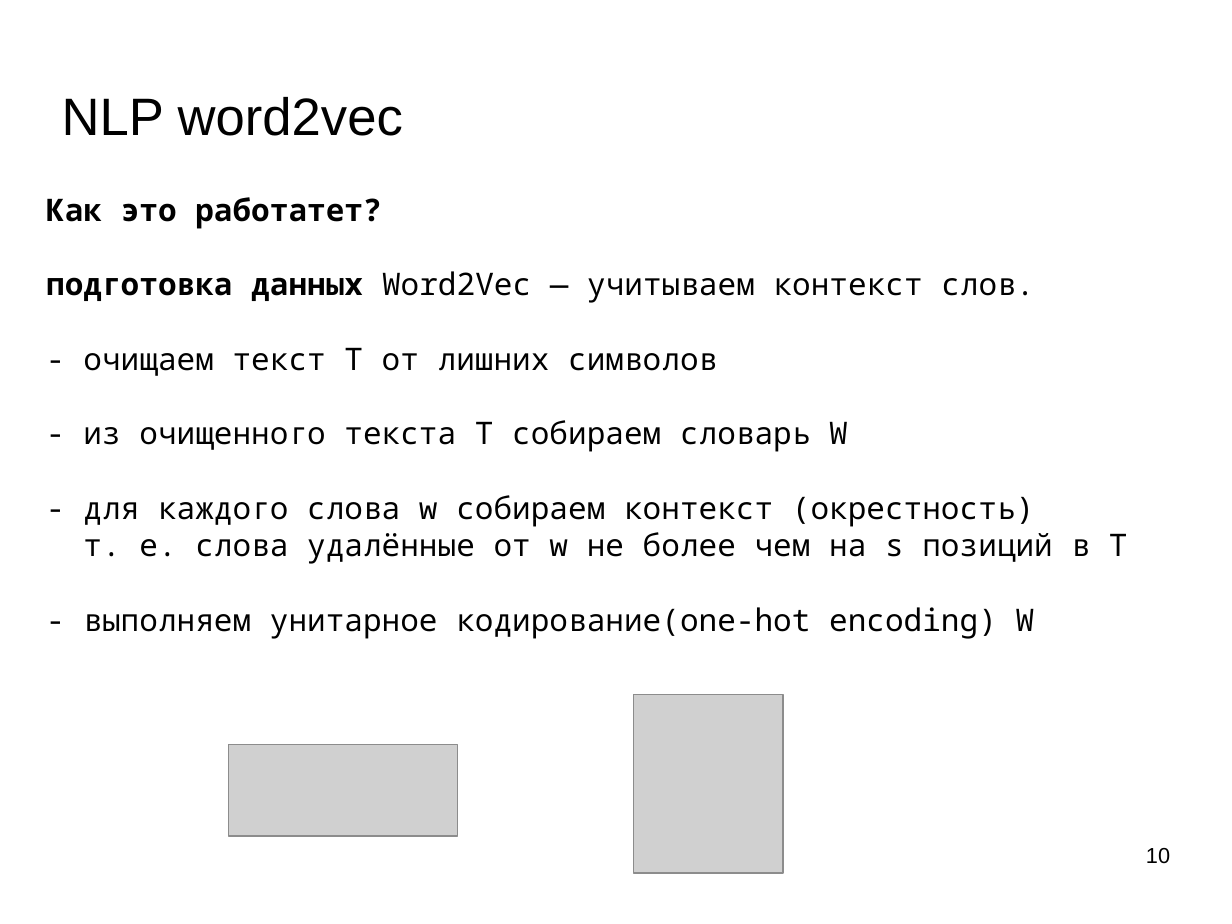
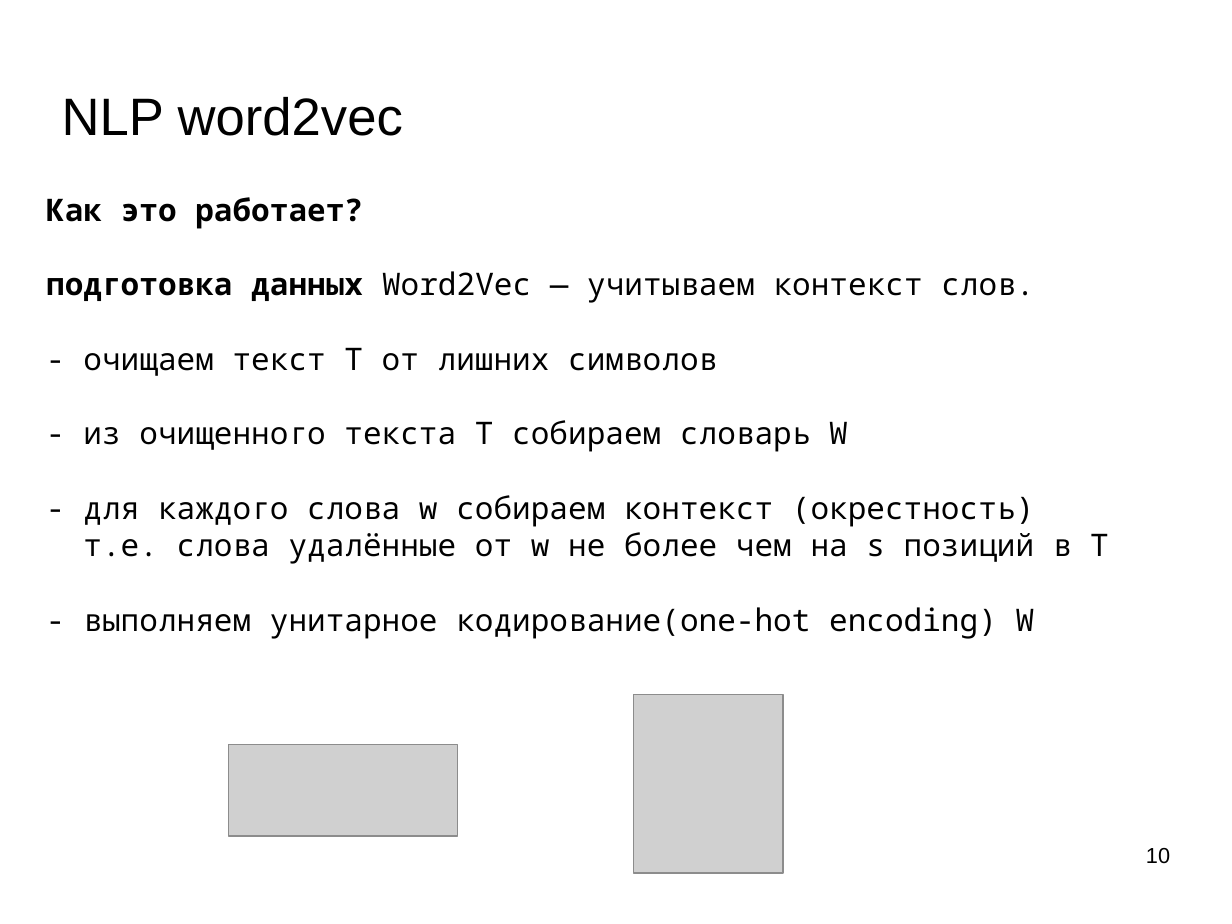
Before and after one commit to mechanoid5/ml_nlp_2022, a slide deck: slide 10 of 03-word2vec.odp. Drawn at 1232x924 pixels with LibreOffice and Linux fonts; fonts in the diff are those of the drawing; grey boxes stand for pictures; background and template pictures are left out. Boxes give left, top, right and bottom in pixels: in the first picture for what was removed or moved away, otherwise in the second. Text is boxed around its words. In the diff, an @@ line names an element or a change of style, - is before the commit and + after.

```diff
--- a/03-word2vec.odp
+++ b/03-word2vec.odp
@@ text at bbox=[46, 197, 363, 229]: text changed @@
-Как это работатет?
+Как это работает?
@@ text at bbox=[83, 532, 1109, 564]: spaces changed @@
-т. е. слова удалённые от w не более чем на s позиций в T
+т.е. слова удалённые от w не более чем на s позиций в T
```
Also in this commit, not shown: 3 other slides changed, 3 other files.
